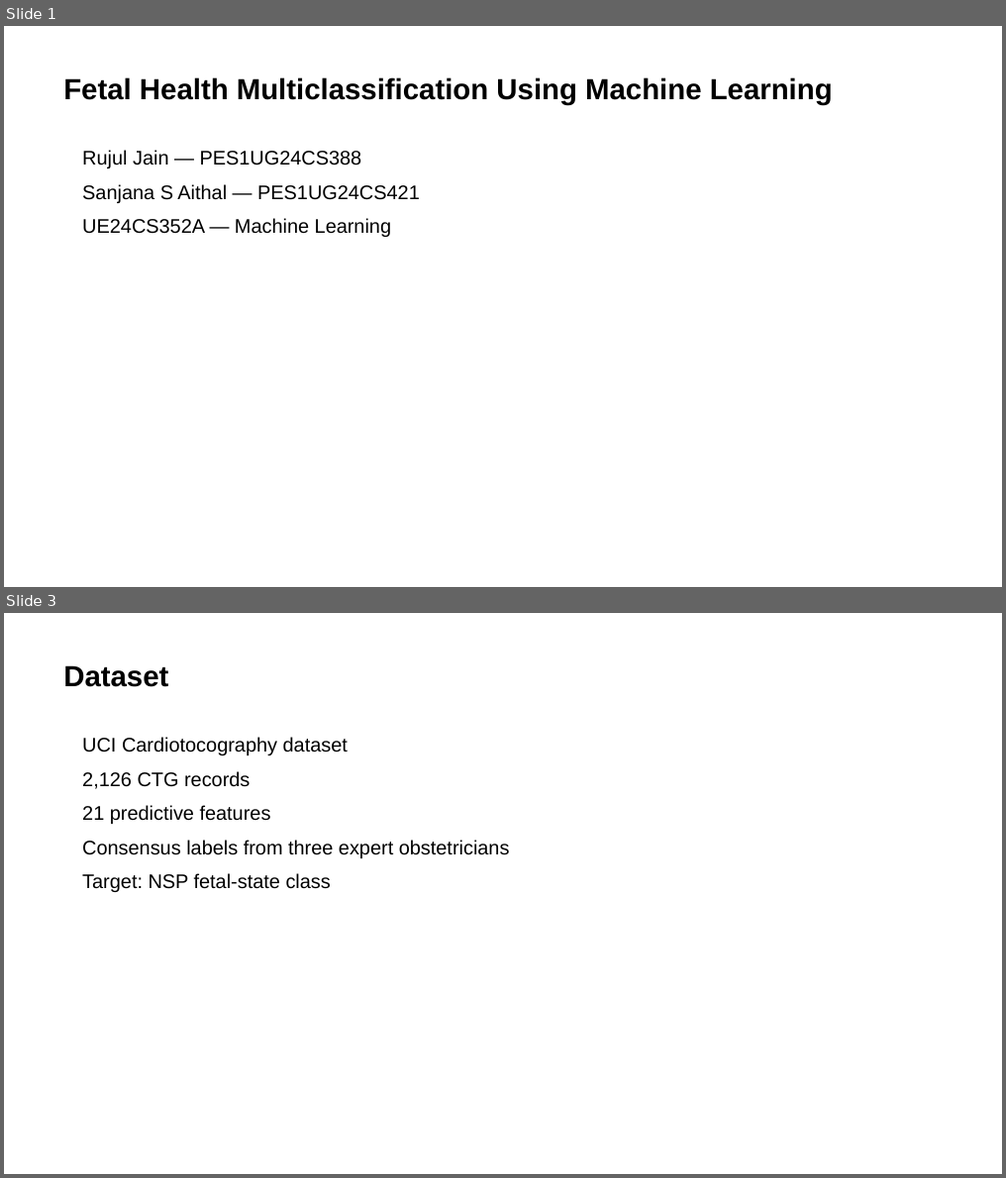
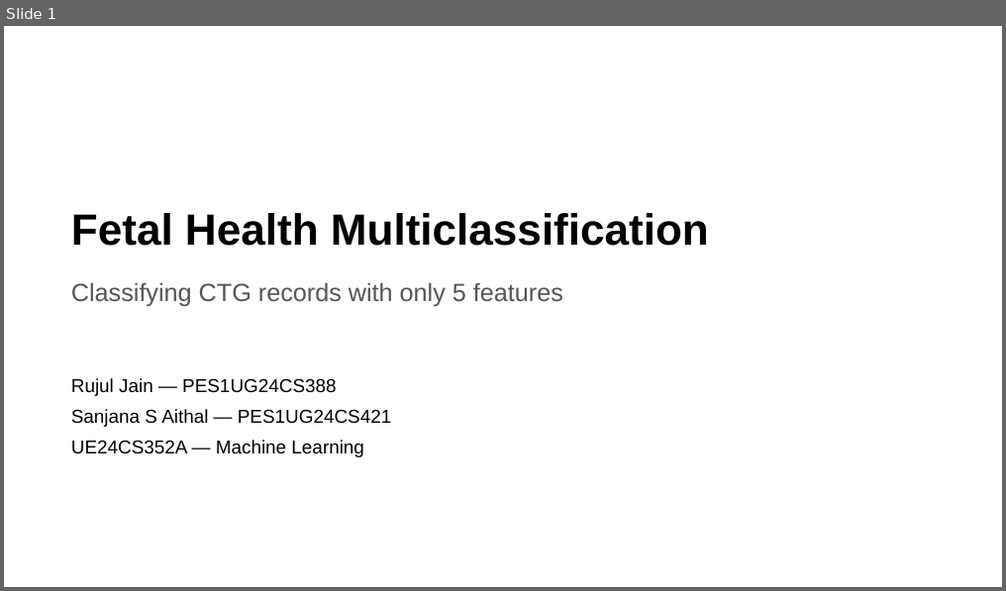
Before and after one commit to rujul-rj/Fetal-Health-Multiclassification, a slide deck: presentation/Fetal_Health_Multiclassification_Presentation.pptx. Shown one above the other, each under a label of ours: slides 1 and 3 before the commit, slide 1 after it; the slides between them are not shown. The pictures are 1006x1178 and 1006x591 pixels, drawn with LibreOffice and Linux fonts; fonts in the diff are those of the drawing. Boxes give left, top, right and bottom in pixels: in the first picture for what was removed or moved away, otherwise in the second. Text is boxed around its words. In the diff, an @@ line names an element or a change of style, - is before the commit and + after.

```diff
--- a/presentation/Fetal_Health_Multiclassification_Presentation.pptx
+++ b/presentation/Fetal_Health_Multiclassification_Presentation.pptx
@@ slide 3 removed at (x1=4, y1=613, x2=1002, y2=1174), background #FFFFFF @@
@@ text removed at (x1=63, y1=665, x2=168, y2=687) @@
-Dataset
@@ text removed at (x1=82, y1=737, x2=510, y2=892) @@
-UCI Cardiotocography dataset
-2,126 CTG records
-21 predictive features
-Consensus labels from three expert obstetricians
-Target: NSP fetal-state class
@@ slide 1 changed as well @@
@@ text at (x1=71, y1=213, x2=709, y2=246): text changed; size 28 to 42 pt @@
-Fetal Health Multiclassification Using Machine Learning
+Fetal Health Multiclassification
@@ text added at (x1=71, y1=282, x2=563, y2=306), 24 pt, text #555555 @@
+Classifying CTG records with only 5 features
@@ text "Rujul Jain — PES1UG24CS388" moved from (x1=82, y1=150, x2=420, y2=237) to (x1=71, y1=378, x2=391, y2=458) @@
@@ text "Rujul Jain — PES1UG24CS388" at (x1=71, y1=378, x2=391, y2=458): size 19 to 18 pt; less space between paragraphs @@
```
Also in this commit, not shown: 1 other slide changed, 9 slides added, 7 other slides removed, 35 other files.
